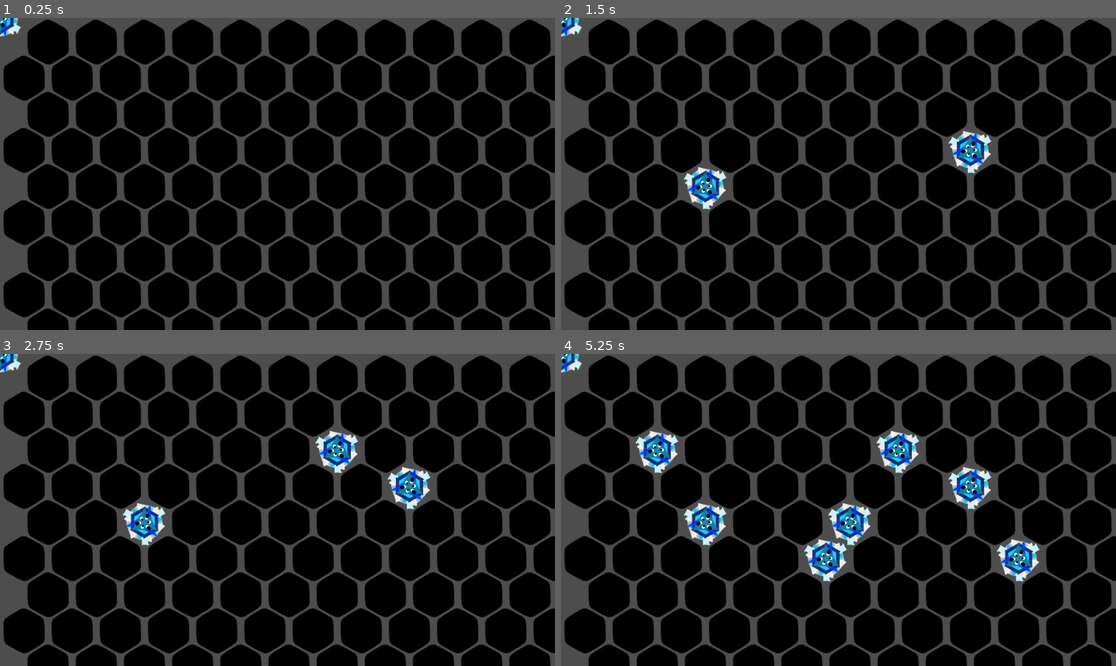
Above: before the commit, frames 1-4 (two rows, left to right).
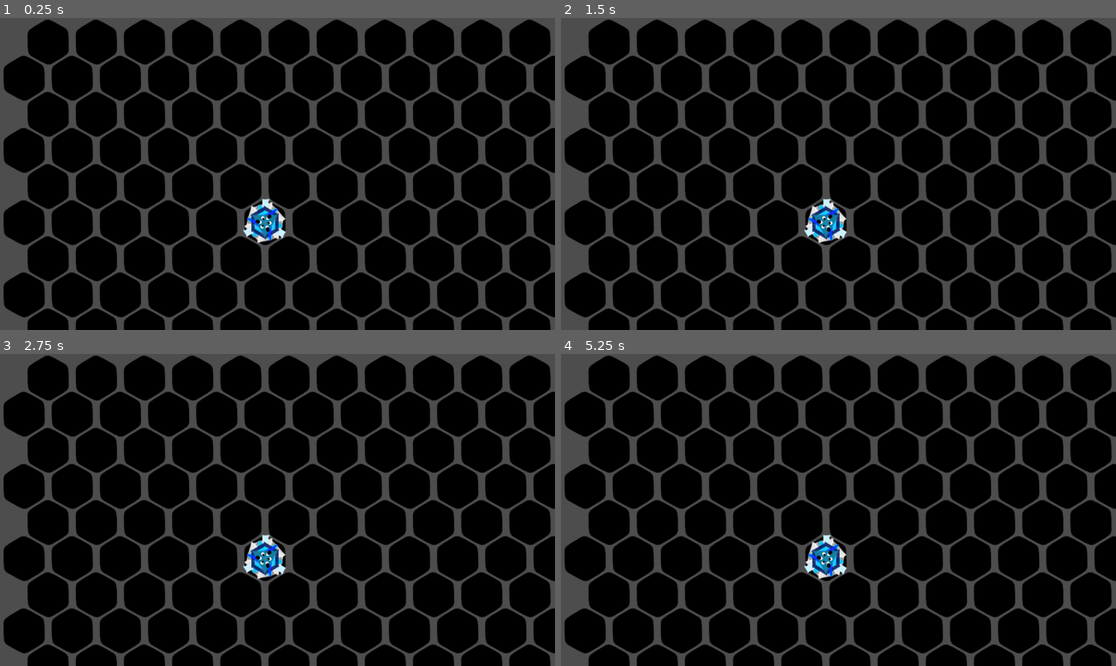
Above: after the commit, the same moments.

Repository: petesamerson/V-s-on
Game: Godot game, scene res://base_scene.tscn
Same seed, same stepped clock (60 frames per second), same inputs: the game is played once before the commit and once after it.
Inputs (mouse positions are in pixels of both pictures, inside the frame that each line leads up to):
- Up to frame 1 (0.25 s): no input
- Up to frame 2 (1.5 s): tap Enter at 0.5 s; move the mouse to (960, 158) at 0.52 s; click (960, 158) at 0.67 s; tap Space at 1.25 s; move the mouse to (727, 189) at 1.27 s; click (727, 189) at 1.42 s
- Up to frame 3 (2.75 s): tap Enter at 2 s; move the mouse to (333, 441) at 2.02 s; click (333, 441) at 2.17 s
- Up to frame 4 (5.25 s): tap Space at 2.75, 4.25 s; move the mouse to (810, 572) at 2.77 s; click (810, 572) at 2.92 s; tap Enter at 3.5 s; move the mouse to (1005, 556) at 3.52 s; click (1005, 556) at 3.67 s; move the mouse to (672, 463) at 4.27 s; click (672, 463) at 4.42 s; move the mouse to (866, 510) at 5.02 s; click (866, 510) at 5.17 s

The runs differ from the first frame. In frame 1, 0.9% of the frame differs, in the area x 0-52%, y 0-73%; in frame 2, 2.6%; in frame 3, 3.4%; in frame 4, 5.9%, in the area x 0-87%, y 0-74%.
Error before the commit: Parse Error: Identifier "PieceScene" not declared in the current scope. (res://piece.gd:6)

Commit message:
Started Piece Click Framework

Diff:
--- a/base_scene.tscn
+++ b/base_scene.tscn
@@ -78,6 +78,8 @@
 sources/11 = SubResource("TileSetAtlasSource_ay483")
 sources/12 = SubResource("TileSetAtlasSource_hwg3g")
 
+[sub_resource type="RectangleShape2D" id="RectangleShape2D_3lrhi"]
+
 [node name="BaseScene" type="Node2D"]
 metadata/_edit_horizontal_guides_ = [-6.0]
 
@@ -86,7 +88,14 @@
 tile_set = SubResource("TileSet_7e6gu")
 script = ExtResource("2_qcxwf")
 
-[node name="Piece" type="Sprite2D" parent="."]
+[node name="Piece" type="Sprite2D" parent="." node_paths=PackedStringArray("board")]
 scale = Vector2(1, -1.042)
 texture = ExtResource("6_anra8")
 script = ExtResource("12_3lrhi")
+board = NodePath("../Board")
+
+[node name="Area2D" type="Area2D" parent="Piece"]
+
+[node name="CollisionShape2D" type="CollisionShape2D" parent="Piece/Area2D"]
+scale = Vector2(3, 3)
+shape = SubResource("RectangleShape2D_3lrhi")
--- a/board.gd
+++ b/board.gd
@@ -3,6 +3,7 @@
 
 # Called when the node enters the scene tree for the first time.
 func _ready() -> void:
+	self.z_index = 0
 	pass # Replace with function body.
 
 # Called every frame. 'delta' is the elapsed time since the previous frame.
@@ -43,11 +44,11 @@
 		var local = to_local(event.position)
 		var cell = local_to_map(local)
 
-		set_cell(
-			cell,
-			5,
-			Vector2i(0,0)
-		)
+		# set_cell(
+		# 	cell,
+		# 	5,
+		# 	Vector2i(0,0)
+		# )
 		# draw_hex_around(cell)
 		# draw_horz_line(cell)
 		# draw_forward_dia_line(cell)
--- a/piece.gd
+++ b/piece.gd
@@ -1,14 +1,30 @@
-extends Sprite2D
+extends Node2D
 
+
+@export var board: TileMapLayer
 
 # Called when the node enters the scene tree for the first time.
 func _ready() -> void:
-	PieceScene.instantiate()
-	piece.position = $TileMap.map_to_local(Vector2i(5,5))
-
-
+	position = board.map_to_local(Vector2i(5, 5))
+	$Area2D.input_event.connect(_on_area_2d_input_event)
+	self.z_index = 1
 
 
 # Called every frame. 'delta' is the elapsed time since the previous frame.
 func _process(delta: float) -> void:
 	pass
+
+
+func _on_area_2d_input_event(viewport, event, shape_idx):
+	if event is InputEventMouseButton and event.pressed:
+		var cell = board.local_to_map(position)  # current tile cell
+		print("Current cell:", cell)
+		var new_cell = cell + Vector2i(1, 0)
+		position = board.map_to_local(new_cell)
+
+		board.set_cell(cell, 0, Vector2i(0, 0))
+
+		board.draw_vision_range(
+			new_cell,
+			3
+		)
Not shown: 1 places in base_scene.tscn that only renumber resources
